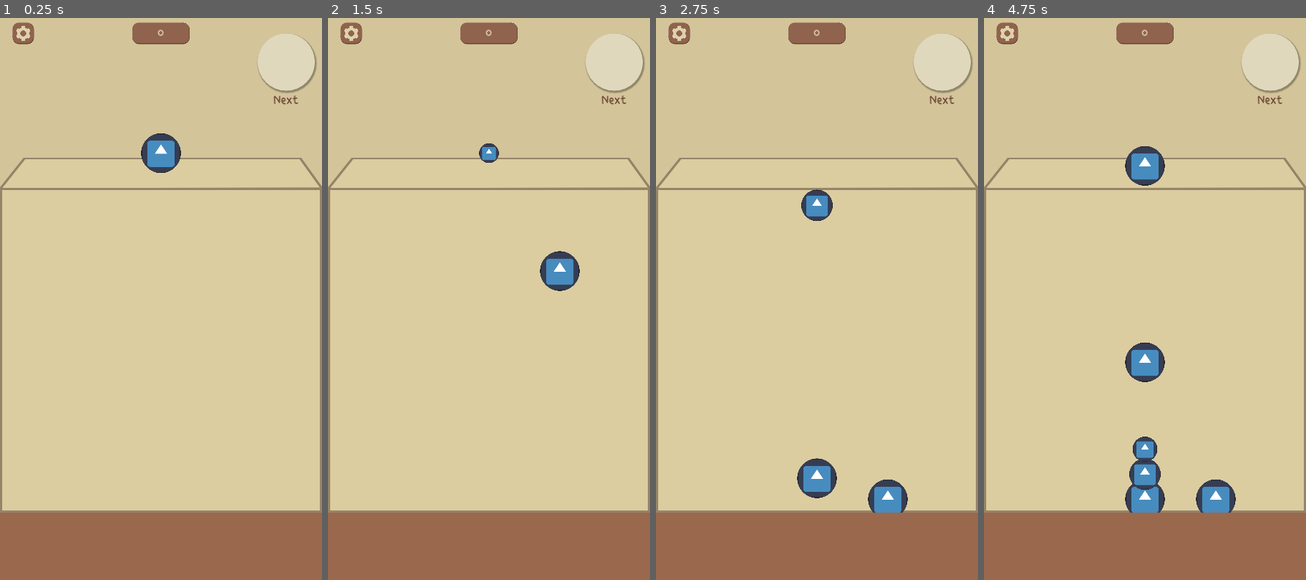
Above: before the commit, frames 1-4 (left to right).
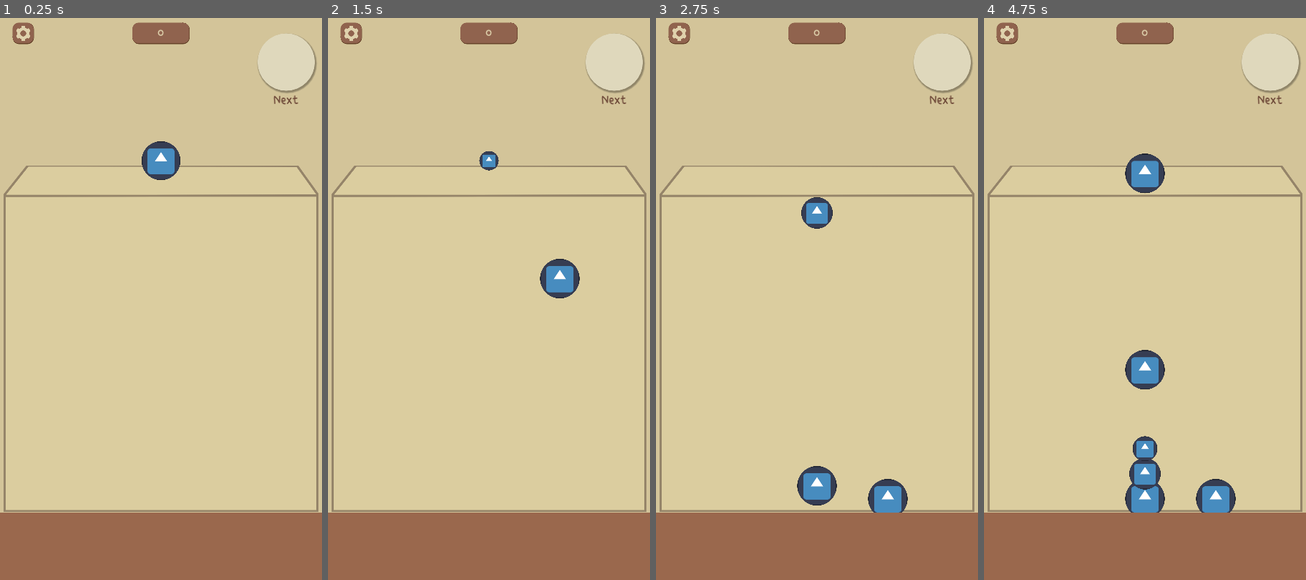
Above: after the commit, the same moments.

Repository: jaajCorp/siuuuka-game
Game: Godot game, scene res://scenes/Game/GameUI.tscn
Two runs of this game, one before a commit and one after it. Both use one fixed random seed, a clock stepped at 60 frames per second and the inputs below. This scene is started directly instead of the project's main scene. The engine's default icon, where the game draws it, is replaced by a stand-in: a white triangle on a blue panel in a dark square.
Inputs (mouse positions are in pixels of both pictures, inside the frame that each line leads up to):
- Up to frame 1 (0.25 s): no input
- Up to frame 2 (1.5 s): tap Enter at 0.5 s; move the mouse to (559, 265) at 0.52 s; click (559, 265) at 0.67 s; move the mouse to (424, 321) at 1.27 s; click (424, 321) at 1.42 s
- Up to frame 3 (2.75 s): move the mouse to (849, 169) at 2.02 s; click (849, 169) at 2.17 s
- Up to frame 4 (4.75 s): move the mouse to (1128, 405) at 2.77 s; click (1128, 405) at 2.92 s; move the mouse to (1241, 377) at 3.52 s; click (1241, 377) at 3.67 s; move the mouse to (1048, 209) at 4.27 s; click (1048, 209) at 4.42 s

The runs differ from the first frame. In frame 1, 3.7% of the frame differs, in the area x 0-100%, y 20-89%; in frame 2, 4.0%; in frame 3, 4.2%; in frame 4, 4.3%, in the area x 0-100%, y 22-89%.
Error in both runs: Invalid call. Nonexistent function 'get_level_texture' in base 'Nil'. (res://scenes/Ball/ball.gd:131)

Commit message:
style(GameUI): Added margin to jar

Diff:
--- a/scenes/Game/GameUI.tscn
+++ b/scenes/Game/GameUI.tscn
@@ -119,19 +119,26 @@
 horizontal_alignment = 1
 vertical_alignment = 1
 
-[node name="AspectRatioContainer" type="AspectRatioContainer" parent="VBoxContainer"]
+[node name="Center" type="MarginContainer" parent="VBoxContainer"]
+layout_mode = 2
+size_flags_vertical = 3
+size_flags_stretch_ratio = 6.0
+theme_override_constants/margin_left = 8
+theme_override_constants/margin_right = 8
+
+[node name="AspectRatioContainer" type="AspectRatioContainer" parent="VBoxContainer/Center"]
 layout_mode = 2
 size_flags_vertical = 3
 size_flags_stretch_ratio = 6.0
 ratio = 0.9099
 alignment_vertical = 2
 
-[node name="JarTexture" type="TextureRect" parent="VBoxContainer/AspectRatioContainer"]
+[node name="JarTexture" type="TextureRect" parent="VBoxContainer/Center/AspectRatioContainer"]
 layout_mode = 2
 texture = ExtResource("1_jgld7")
 expand_mode = 4
 
-[node name="VBoxContainer" type="VBoxContainer" parent="VBoxContainer/AspectRatioContainer/JarTexture"]
+[node name="VBoxContainer" type="VBoxContainer" parent="VBoxContainer/Center/AspectRatioContainer/JarTexture"]
 layout_mode = 1
 anchors_preset = 15
 anchor_right = 1.0
@@ -139,27 +146,27 @@
 grow_horizontal = 2
 grow_vertical = 2
 
-[node name="Limit" type="Control" parent="VBoxContainer/AspectRatioContainer/JarTexture/VBoxContainer"]
+[node name="Limit" type="Control" parent="VBoxContainer/Center/AspectRatioContainer/JarTexture/VBoxContainer"]
 layout_mode = 2
 size_flags_vertical = 3
 
-[node name="JarInside" type="Control" parent="VBoxContainer/AspectRatioContainer/JarTexture/VBoxContainer"]
+[node name="JarInside" type="Control" parent="VBoxContainer/Center/AspectRatioContainer/JarTexture/VBoxContainer"]
 layout_mode = 2
 size_flags_vertical = 3
 size_flags_stretch_ratio = 10.9
 script = ExtResource("2_w46qg")
 initial_size = Vector2(720, 721)
 
-[node name="GameCore" parent="VBoxContainer/AspectRatioContainer/JarTexture/VBoxContainer/JarInside" node_paths=PackedStringArray("score_label") instance=ExtResource("2_l10mu")]
-score_label = NodePath("../../../../../Top/GridContainer/Score/Panel/Label")
+[node name="GameCore" parent="VBoxContainer/Center/AspectRatioContainer/JarTexture/VBoxContainer/JarInside" node_paths=PackedStringArray("score_label") instance=ExtResource("2_l10mu")]
+score_label = NodePath("../../../../../../Top/GridContainer/Score/Panel/Label")
 
-[node name="StaticBody2D" parent="VBoxContainer/AspectRatioContainer/JarTexture/VBoxContainer/JarInside/GameCore" index="0"]
+[node name="StaticBody2D" parent="VBoxContainer/Center/AspectRatioContainer/JarTexture/VBoxContainer/JarInside/GameCore" index="0"]
 position = Vector2(0, -560.704)
 
-[node name="CollisionPolygon2D" parent="VBoxContainer/AspectRatioContainer/JarTexture/VBoxContainer/JarInside/GameCore/StaticBody2D" index="0"]
+[node name="CollisionPolygon2D" parent="VBoxContainer/Center/AspectRatioContainer/JarTexture/VBoxContainer/JarInside/GameCore/StaticBody2D" index="0"]
 metadata/_edit_lock_ = true
 
-[node name="Spawn" parent="VBoxContainer/AspectRatioContainer/JarTexture/VBoxContainer/JarInside/GameCore" index="2"]
+[node name="Spawn" parent="VBoxContainer/Center/AspectRatioContainer/JarTexture/VBoxContainer/JarInside/GameCore" index="2"]
 position = Vector2(360, -80.7043)
 
 [node name="Ground" type="ColorRect" parent="VBoxContainer"]
@@ -180,4 +187,4 @@
 stretch_mode = 6
 script = ExtResource("6_alc1o")
 
-[editable path="VBoxContainer/AspectRatioContainer/JarTexture/VBoxContainer/JarInside/GameCore"]
+[editable path="VBoxContainer/Center/AspectRatioContainer/JarTexture/VBoxContainer/JarInside/GameCore"]
